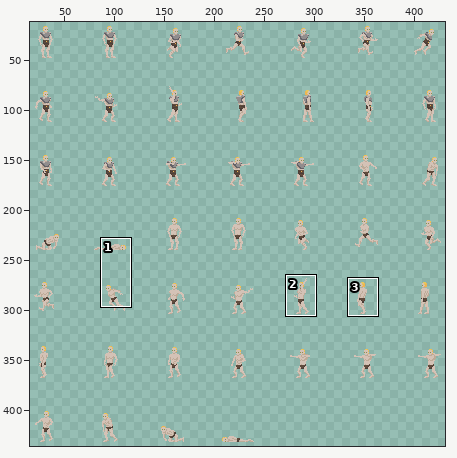
Pixel-art file: Sprites/Player/Equipment/plate_armor.aseprite. Above, an overview of the earlier version with the close-up marked.
Close-up. First the earlier version:
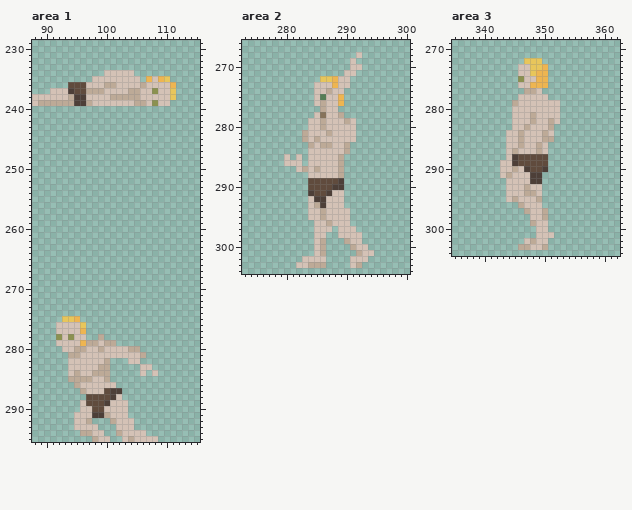
448x448 pixels, 1 frame. Shown: area 1: x 88..115, y 229..295; area 2: x 273..300, y 266..304; area 3: x 335..362, y 269..304. The wide view leaves out empty margins. The commit also changed other parts of the picture, which this record leaves out.
Once edited:
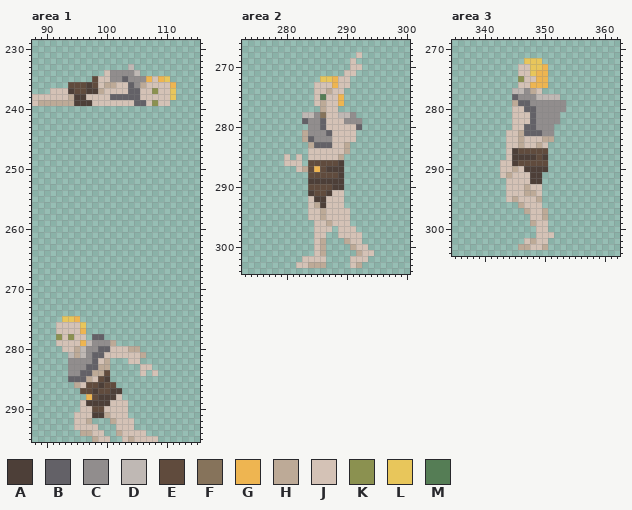
Palette (. is transparent): A #4d3f38  B #636167  C #918d8d  D #bfb8b4  E #604b3d  F #86735b  G #eeb551  H #bdaa97  J #d4c2b6  K #8b9150  L #e8c65b  M #557d55
Diff:
Area 1, layer "Layer 1":
y 233: x 104 . -> D
y 234: x 101..105 JJJJ. -> CCCCD
y 235: x 98 J -> E; x 101..106 JJJJJ. -> CCBCCC
y 236: x 97..98 JJ -> AE; x 104..105 JJ -> BC
y 237: x 97..98 HH -> AA; x 104..105 HH -> BB
y 238: x 101..105 HHHHH -> BBBBB
y 239: x 97 H -> A; x 105..106 HH -> BB
y 278: x 98..99 .H -> BB
y 279: x 97..100 HHJH -> DCCC
y 280: x 96..100 HJJHJ -> DCCBB
y 281: x 94 H -> D; x 96..99 JJJJ -> DCBB
y 282: x 94..98 JJJJJ -> CCCCB
y 283: x 94..98 JJJJJ -> CCCBB
y 284: x 94..97 JHJJ -> CCBB; x 100 H -> E
y 285: x 94..96 HHH -> BBB; x 99..100 JH -> EA
y 286: x 97..101 JJJJJ -> EEAEE
y 287: x 96..99 HJJJ -> EEAE
y 288: x 97 E -> G; x 99..100 EE -> AA
y 289: x 97..99 EEE -> AAA
Area 2, layer "Layer 1":
y 278: x 283..285 ..J -> DDC; x 289..291 H.. -> DDC
y 279: x 283..286 .JJH -> BCCB; x 290..292 HJ. -> CCC
y 280: x 284..286 JJH -> CCB; x 292 . -> B
y 281: x 284..287 JJJH -> CCCB
y 282: x 284..287 JHJJ -> BCCC
y 283: x 285..287 JHH -> BBB
y 286: x 284..289 JJJJJH -> EEEEEA
y 287: x 284..289 JHJJJH -> EGEAAA
y 288: x 284..289 JJJJJH -> EEEEEA
y 289: x 284..288 EEEEE -> AAAAA
Area 3, layer "Layer 1":
y 277: x 345..347 ..H -> DDC
y 278: x 345..352 .JJJJJ.. -> BCCCDDDD
y 279: x 346..353 JJJJJJJ. -> BBCCCCCC
y 280: x 347..353 JJJJJJ. -> BBCCCCC
y 281: x 348..352 HJJJJ -> BCCCC
y 282: x 348..352 HJJHJ -> BCCCC
y 283: x 347..351 HJJJH -> BBCCC
y 284: x 347..351 JJJHJ -> BBBCC
y 287: x 345..350 HJJJHJ -> AEEEEE
y 288: x 346..348 EEE -> AAA; x 350 E -> A
y 290: x 348..349 EE -> AA
Pixel boxes of the changes (left, top, right, bottom) in both close-ups:
changed: (86, 64, 146, 106)
changed: (68, 334, 116, 406)
changed: (302, 112, 362, 184)
changed: (512, 88, 566, 172)
